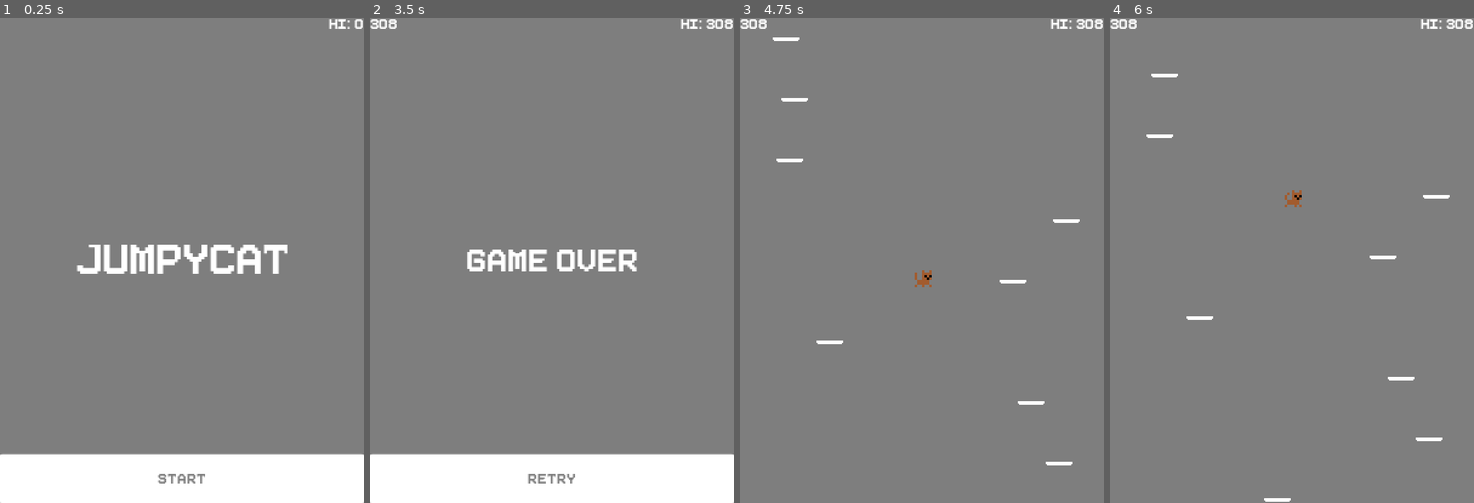
Above: before the commit, frames 1-4 (left to right).
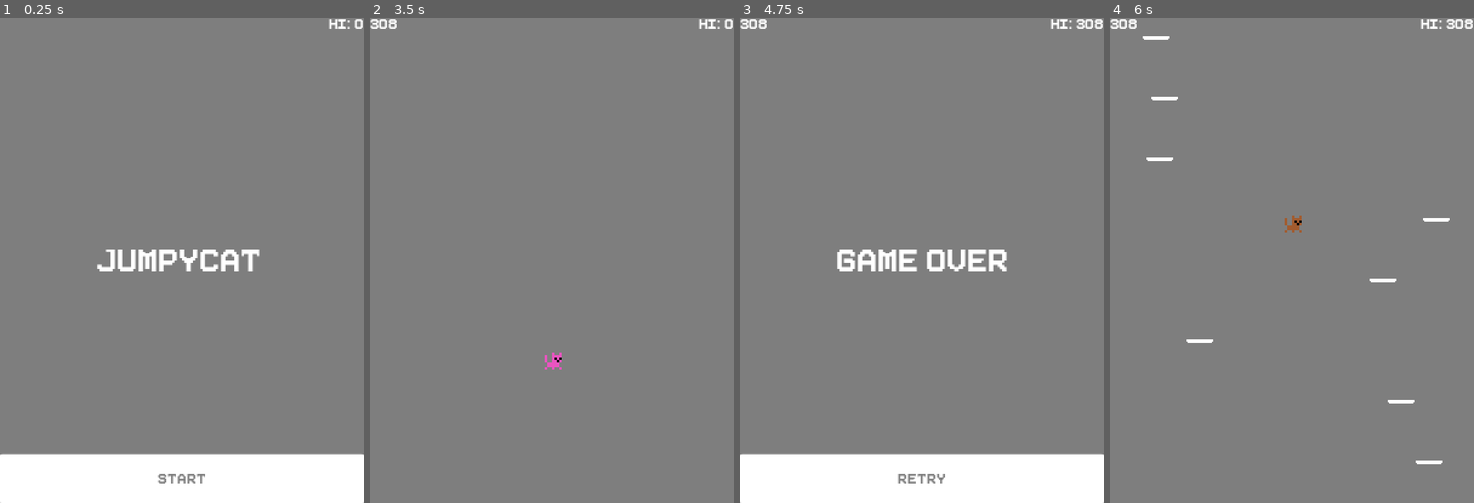
Above: after the commit, the same moments.

Repository: JackQuentinForde/Jumpycat
Game: Godot game, scene res://Scenes/Start.tscn
Same seed, same stepped clock (60 frames per second), same inputs: the game is played once before the commit and once after it.
Inputs (mouse positions are in pixels of both pictures, inside the frame that each line leads up to):
- Up to frame 1 (0.25 s): no input
- Up to frame 2 (3.5 s): click "Start" at 0.5 s; hold Right (ui_right) 1.28-2.03 s; hold Left (ui_left) 2.03-2.78 s; hold Right (ui_right) from 2.78 s (still down)
- Up to frame 3 (4.75 s): release Right (ui_right) at 3.5 s; click (922, 478) at 3.5 s, where only the run before the commit has a clickable "Retry"; hold Right (ui_right) from 4.28 s (still down)
- Up to frame 4 (6 s): release Right (ui_right) at 5 s; click (1292, 478) at 5 s, where only the run after the commit has a clickable "Retry"; hold Left (ui_left) from 5.78 s (still down)

The runs differ from the first frame. In frame 1, 2.0% of the frame differs, in the area x 21-79%, y 46-53%; in frame 2, 12%; in frame 3, 12%, in the area x 0-100%, y 4-100%; in frame 4, 1.1%.

Commit message:
Android fixes

Diff:
--- a/Scenes/Start.tscn
+++ b/Scenes/Start.tscn
@@ -1,24 +1,20 @@
-[gd_scene load_steps=9 format=2]
+[gd_scene load_steps=8 format=2]
 
 [ext_resource path="res://Scripts/Start.gd" type="Script" id=1]
 [ext_resource path="res://Assets/Fonts/Pixeboy-z8XGD.ttf" type="DynamicFontData" id=2]
 [ext_resource path="res://Themes/buttonTheme.tres" type="Theme" id=3]
 
-[sub_resource type="DynamicFont" id=5]
+[sub_resource type="DynamicFont" id=9]
 font_data = ExtResource( 2 )
 
 [sub_resource type="Theme" id=6]
-default_font = SubResource( 5 )
+default_font = SubResource( 9 )
 
 [sub_resource type="DynamicFont" id=7]
 font_data = ExtResource( 2 )
 
 [sub_resource type="DynamicFont" id=1]
 size = 36
-font_data = ExtResource( 2 )
-
-[sub_resource type="DynamicFont" id=8]
-size = 48
 font_data = ExtResource( 2 )
 
 [node name="Start" type="Control"]
@@ -31,37 +27,28 @@
 anchor_right = 1.0
 margin_left = -133.0
 margin_bottom = 14.0
-grow_horizontal = 0
 theme = SubResource( 6 )
 custom_fonts/font = SubResource( 7 )
 text = "HI: 99999999999999"
 align = 2
 
-[node name="Start" type="Label" parent="CanvasLayer"]
-visible = false
+[node name="Jumpycat" type="Label" parent="CanvasLayer"]
 anchor_left = 0.5
 anchor_top = 0.5
 anchor_right = 0.5
 anchor_bottom = 0.5
-margin_left = -42.5
+margin_left = -71.0
 margin_top = -10.5
-margin_right = 42.5
+margin_right = 71.0
 margin_bottom = 10.5
 custom_fonts/font = SubResource( 1 )
-text = "Start"
-
-[node name="Jumpycat" type="Label" parent="CanvasLayer"]
-margin_left = 62.0
-margin_top = 186.0
-margin_right = 238.0
-margin_bottom = 214.0
-custom_fonts/font = SubResource( 8 )
-text = "JumpyCat"
+text = "Jumpycat"
 
 [node name="Button" type="Button" parent="CanvasLayer"]
-margin_top = 360.0
-margin_right = 300.0
-margin_bottom = 400.0
+anchor_top = 1.0
+anchor_right = 1.0
+anchor_bottom = 1.0
+margin_top = -40.0
 theme = ExtResource( 3 )
 custom_colors/font_color = Color( 0.498039, 0.498039, 0.498039, 1 )
 text = "Start"
--- a/Scripts/Basic Platform.gd
+++ b/Scripts/Basic Platform.gd
@@ -5,7 +5,7 @@
 
 func _physics_process(_delta):
 	if (!player.dead):
-		if ((player.global_position.y < global_position.y - (game.maxYPosition - 100)) or (player.global_position.y > global_position.y + game.maxYPosition)) :
+		if ((player.global_position.y < global_position.y - game.maxYPosition) or (player.global_position.y > global_position.y + (game.maxYPosition + 200))):
 			queue_free()
 	else:
 		queue_free()
--- a/Scripts/Breaking Platform.gd
+++ b/Scripts/Breaking Platform.gd
@@ -6,7 +6,7 @@
 
 func _physics_process(delta):
 	if (!player.dead):
-		if ((player.global_position.y < global_position.y - (game.maxYPosition - 100)) or (player.global_position.y > global_position.y + game.maxYPosition)) :
+		if ((player.global_position.y < global_position.y - game.maxYPosition) or (player.global_position.y > global_position.y + (game.maxYPosition + 200))):
 			queue_free()
 		if (breaking):
 			get_node("Sprite").modulate.a -= delta
--- a/Scripts/Game.gd
+++ b/Scripts/Game.gd
@@ -31,9 +31,9 @@
 	if (-player.global_position.y > globalScript.score):
 		globalScript.score = int(-player.global_position.y)
 	$Control/CanvasLayer/Score.text = str(globalScript.score)
-	if (player.global_position.y < lastPlatformYPosition + 150):
+	if (player.global_position.y < lastPlatformYPosition + 200):
 		AddPlatform()
-	if (player.global_position.y > lastPlatformYPosition + 1000):
+	if (player.global_position.y > lastPlatformYPosition + 1500):
 		GameOver()
 
 func AddPlatform():
--- a/Scripts/Invisible Platform.gd
+++ b/Scripts/Invisible Platform.gd
@@ -24,7 +24,7 @@
 
 func _physics_process(delta):
 	if (!player.dead):
-		if ((player.global_position.y < global_position.y - (game.maxYPosition - 100)) or (player.global_position.y > global_position.y + game.maxYPosition)) :
+		if ((player.global_position.y < global_position.y - game.maxYPosition) or (player.global_position.y > global_position.y + (game.maxYPosition + 200))):
 			queue_free()
 		Modulate(delta * 3)
 	else:
--- a/Scripts/Jumping Platform.gd
+++ b/Scripts/Jumping Platform.gd
@@ -5,7 +5,7 @@
 
 func _physics_process(_delta):
 	if (!player.dead):
-		if ((player.global_position.y < global_position.y - (game.maxYPosition - 100)) or (player.global_position.y > global_position.y + game.maxYPosition)) :
+		if ((player.global_position.y < global_position.y - game.maxYPosition) or (player.global_position.y > global_position.y + (game.maxYPosition + 200))):
 			queue_free()
 	else:
 		queue_free()
--- a/Scripts/Moving Platform.gd
+++ b/Scripts/Moving Platform.gd
@@ -32,7 +32,7 @@
 func _physics_process(delta):
 	move()
 	if (!player.dead):
-		if ((player.global_position.y < global_position.y - (game.maxYPosition - 100)) or (player.global_position.y > global_position.y + game.maxYPosition)) :
+		if ((player.global_position.y < global_position.y - game.maxYPosition) or (player.global_position.y > global_position.y + (game.maxYPosition + 200))):
 			queue_free()
 	else:
 		queue_free()
--- a/Scripts/Platform.gd
+++ b/Scripts/Platform.gd
@@ -15,7 +15,7 @@
 
 func _physics_process(_delta):
 	if (!player.dead):
-		if ((player.global_position.y < global_position.y - (game.maxYPosition - 100)) or (player.global_position.y > global_position.y + game.maxYPosition)) :
+		if ((player.global_position.y < global_position.y - game.maxYPosition) or (player.global_position.y > global_position.y + (game.maxYPosition + 200))):
 			queue_free()
 	else:
 		queue_free()
--- a/Scripts/Player.gd
+++ b/Scripts/Player.gd
@@ -32,39 +32,45 @@
 	opacity = 1
 	velocity.y = -INITIAL_VELOCITY
 
-func GetInput():
-	if (Input.is_action_pressed('ui_right')):
-		get_node("Sprite").flip_h = false
-		direction = "right"
-	elif (Input.is_action_pressed('ui_left')):
-		get_node("Sprite").flip_h = true
-		direction = "left"
-	else:
-		direction = null
+#func GetInput():
+#	if (Input.is_action_pressed('ui_right')):
+#		get_node("Sprite").flip_h = false
+#		direction = "right"
+#	elif (Input.is_action_pressed('ui_left')):
+#		get_node("Sprite").flip_h = true
+#		direction = "left"
+#	else:
+#		direction = null
 
-func Move(var delta):
-	if (direction == "right"):
-		if (velocity.x < MAX_SPEED):
-			velocity.x += ACCEL * delta
-			if (velocity.x > MAX_SPEED):
-				velocity.x = MAX_SPEED
-	elif (direction == "left"):
-		if (velocity.x > -MAX_SPEED):
-			velocity.x -= ACCEL * delta
-			if (velocity.x < -MAX_SPEED):
-				velocity.x = -MAX_SPEED
-	else:
-		if (velocity.x > 0):
-			velocity.x -= ACCEL * delta
-			if (velocity.x < 0):
-				velocity.x = 0
-		if (velocity.x < 0):
-			velocity.x += ACCEL * delta
-			if (velocity.x > 0):
-				velocity.x = 0
+#func Move(var delta):
+#	if (direction == "right"):
+#		if (velocity.x < MAX_SPEED):
+#			velocity.x += ACCEL * delta
+#			if (velocity.x > MAX_SPEED):
+#				velocity.x = MAX_SPEED
+#	elif (direction == "left"):
+#		if (velocity.x > -MAX_SPEED):
+#			velocity.x -= ACCEL * delta
+#			if (velocity.x < -MAX_SPEED):
+#				velocity.x = -MAX_SPEED
+#	else:
+#		if (velocity.x > 0):
+#			velocity.x -= ACCEL * delta
+#			if (velocity.x < 0):
+#				velocity.x = 0
+#		if (velocity.x < 0):
+#			velocity.x += ACCEL * delta
+#			if (velocity.x > 0):
+#				velocity.x = 0
 
 func MoveAndroid(delta):
 		velocity.x = Input.get_accelerometer().normalized().x * ACCEL
+
+		if (velocity.x > 49):
+			get_node("Sprite").flip_h = false
+		elif (velocity.x < -49):
+			get_node("Sprite").flip_h = true
+
 		if (velocity.x > MAX_SPEED):
 				velocity.x = MAX_SPEED
 		elif (velocity.x < -MAX_SPEED):
--- a/Scripts/Spike Ball.gd
+++ b/Scripts/Spike Ball.gd
@@ -26,7 +26,7 @@
 func _physics_process(delta):
 	move()
 	if (!player.dead):
-		if ((player.global_position.y < global_position.y - (game.maxYPosition - 100)) or (player.global_position.y > global_position.y + game.maxYPosition)) :
+		if ((player.global_position.y < global_position.y - game.maxYPosition) or (player.global_position.y > global_position.y + (game.maxYPosition + 200))):
 			queue_free()
 	else:
 		queue_free()
--- a/Scripts/Spiked Platform.gd
+++ b/Scripts/Spiked Platform.gd
@@ -5,7 +5,7 @@
 
 func _physics_process(_delta):
 	if (!player.dead):
-		if ((player.global_position.y < global_position.y - (game.maxYPosition - 100)) or (player.global_position.y > global_position.y + game.maxYPosition)) :
+		if ((player.global_position.y < global_position.y - game.maxYPosition) or (player.global_position.y > global_position.y + (game.maxYPosition + 200))):
 			queue_free()
 	else:
 		queue_free()
Not shown, changed: Exports/Android/Jumpycat.apk
Not shown, changed: Exports/Android/Jumpycat.apk.idsig
